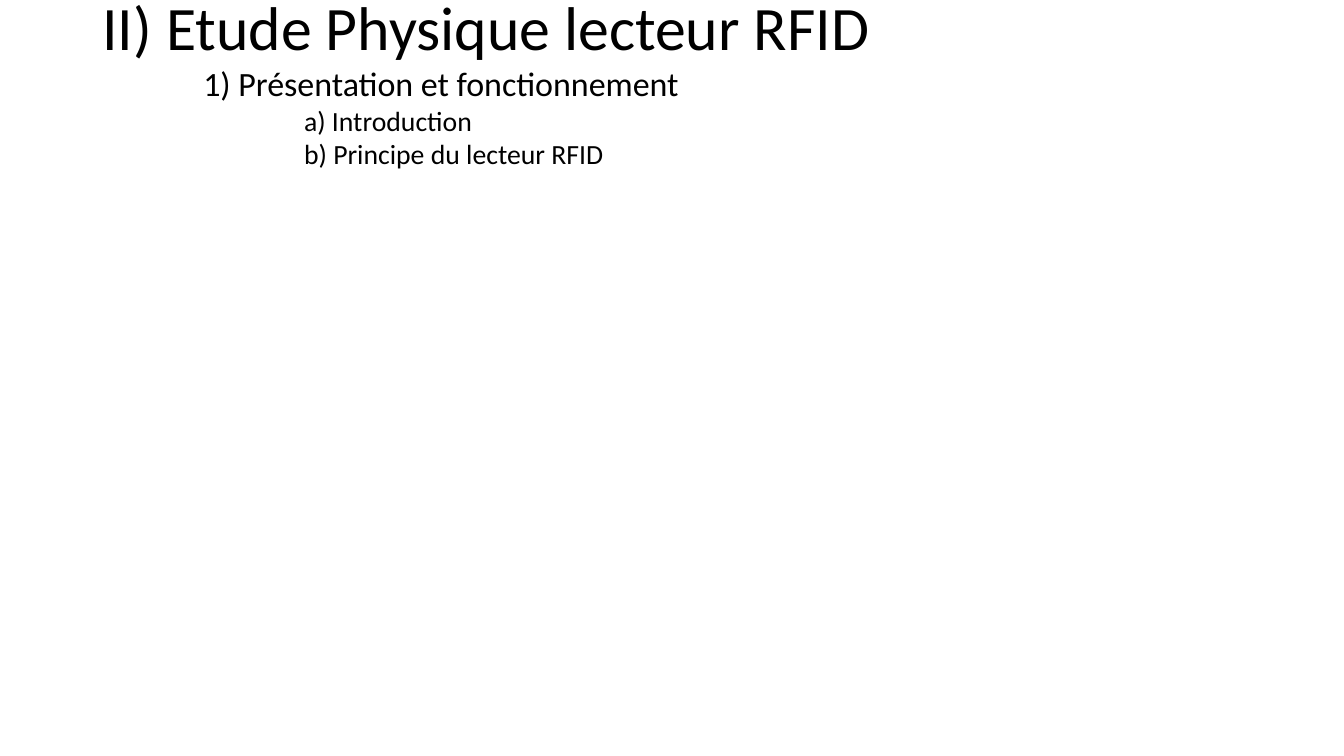
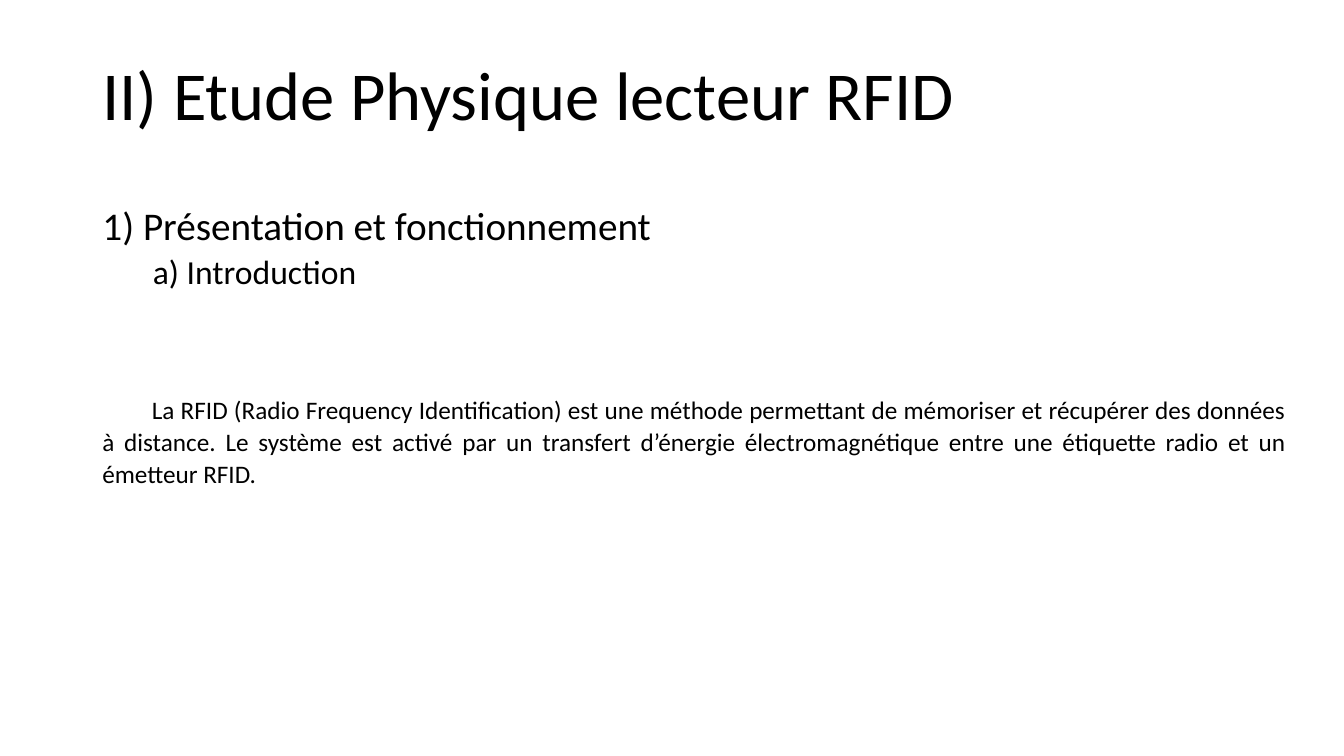
Before and after one commit to Maja2308/Projet_Cross, a slide deck: slide 15 of Diagrammes Communs/Presentation_Revue0.pptx. Drawn at 1344x756 pixels with LibreOffice and Linux fonts; fonts in the diff are those of the drawing. Boxes give left, top, right and bottom in pixels: in the first picture for what was removed or moved away, otherwise in the second. Text is boxed around its words. In the diff, an @@ line names an element or a change of style, - is before the commit and + after.

```diff
--- a/Diagrammes Communs/Presentation_Revue0.pptx
+++ b/Diagrammes Communs/Presentation_Revue0.pptx
@@ title at bbox=[102, 70, 954, 131]: text changed; size 19.8 to 49 pt @@
-  II) Etude Physique lecteur RFID
-  1) Présentation et fonctionnement
-  a) Introduction
-  b) Principe du lecteur RFID
+  II) Etude Physique lecteur RFID
@@ text added at bbox=[102, 211, 651, 289], 28 pt, text #000000 @@
+1) Présentation et fonctionnement
+  a) Introduction
@@ text added at bbox=[102, 400, 1285, 483], 18 pt, text #000000 @@
+La RFID (Radio Frequency Identification) est une méthode permettant de mémoriser et récupérer des données à distance. Le système est activé par un transfert d’énergie électromagnétique entre une étiquette radio et un émetteur RFID.
```
Also in this commit, not shown: 1 other slide changed, 3 slides added, 1 other file.
